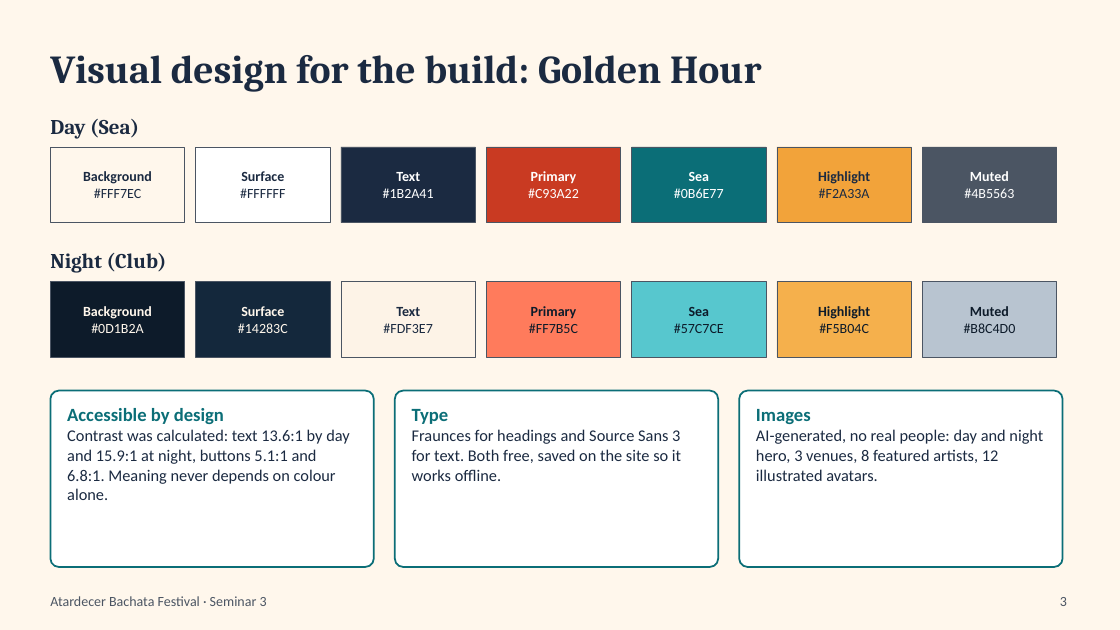
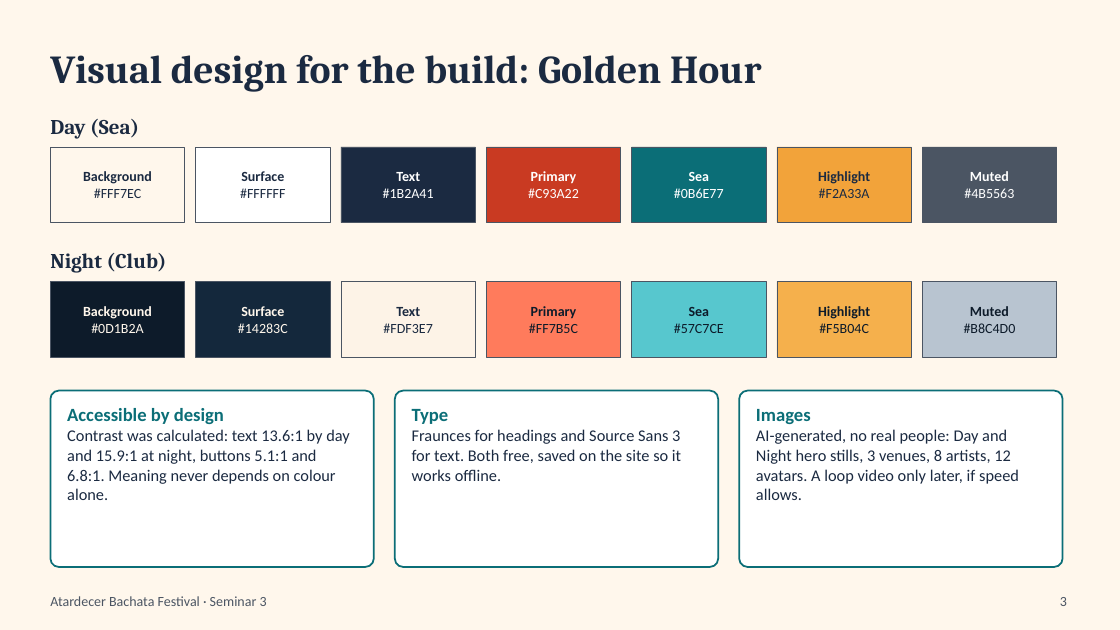
Before and after one commit to faiazyen/web-design-project, a slide deck: slide 3 of Seminar 3 Submission/presentation.pptx. Drawn at 1120x630 pixels with LibreOffice and Linux fonts; fonts in the diff are those of the drawing. Boxes give left, top, right and bottom in pixels: in the first picture for what was removed or moved away, otherwise in the second. Text is boxed around its words. In the diff, an @@ line names an element or a change of style, - is before the commit and + after.

```diff
--- a/Seminar 3 Submission/presentation.pptx
+++ b/Seminar 3 Submission/presentation.pptx
@@ text at box(756, 429, 1019, 500): text changed @@
-AI-generated, no real people: day and night hero, 3 venues, 8 featured artists, 12 illustrated avatars.
+AI-generated, no real people: Day and Night hero stills, 3 venues, 8 artists, 12 avatars. A loop video only later, if speed allows.
```
Also in this commit, not shown: 1 other slide changed, 9 other files.
